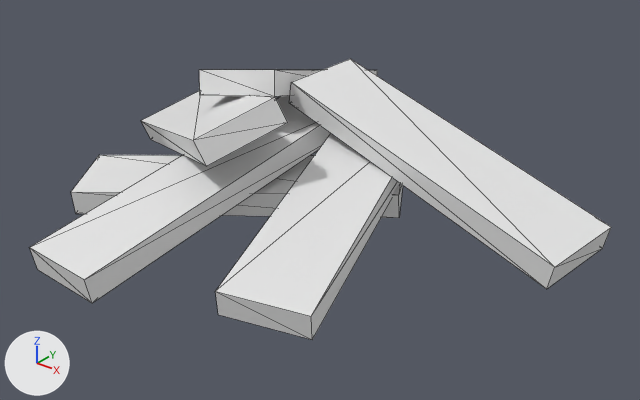
What one commit did to the glTF model Assets/Models/Fire.gltf.
Before and after are seen from a 50 mm camera at (2.1, -2.39, 1.46) aimed at (0.21, -0.02, 0.0). Lighting does not change. The marker at lower left points along +X, +Y and +Z. Mesh edges are drawn as thin lines.
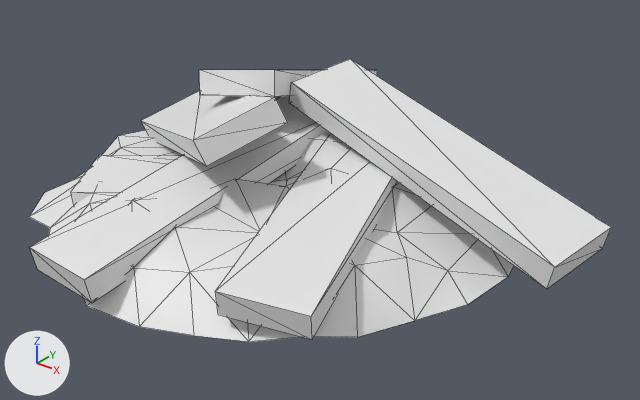
The change, as JSON lines over the scene's bpy script:
```json
{"op": "add", "block": "me_circle", "code": ["me_circle = bpy.data.meshes.new('Circle')", "me_circle.from_pydata(...)  # 98 vertices, 162 faces; spans x -1.0..0.99, y -0.97..1.0, z -0.12..0.22"]}
{"op": "add", "block": "ob_embers", "code": ["ob_embers = bpy.data.objects.new('Embers', me_circle)", "ob_embers.location = (0.0, 0.0, 0.0)"]}
```

Pixel boxes [x1, y1, x2, y2] of what changed, in the pictures (640 x 400 px):
```json
{"object": "Embers", "change": "added", "after": [29, 130, 514, 342]}
```
